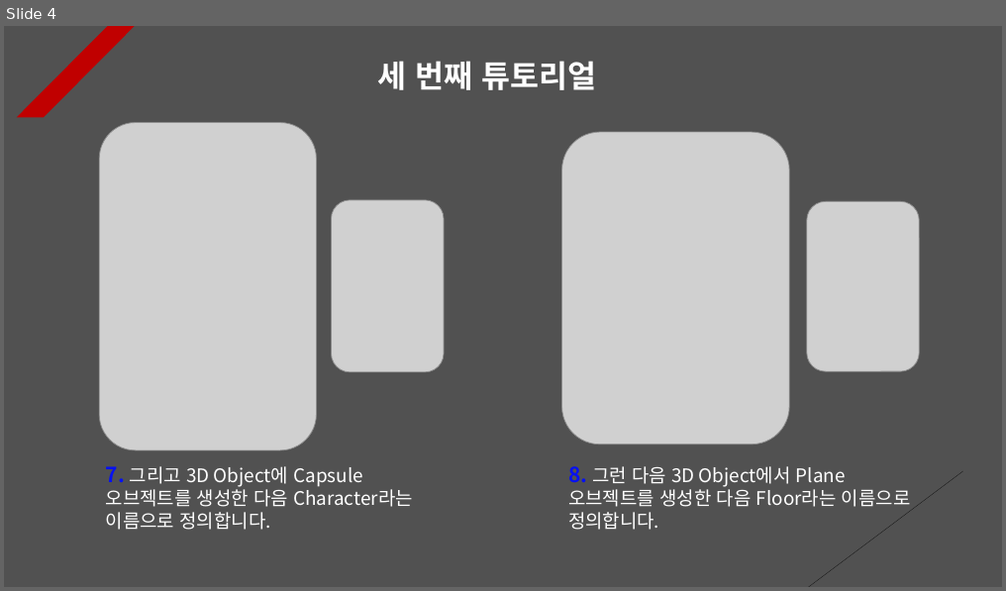
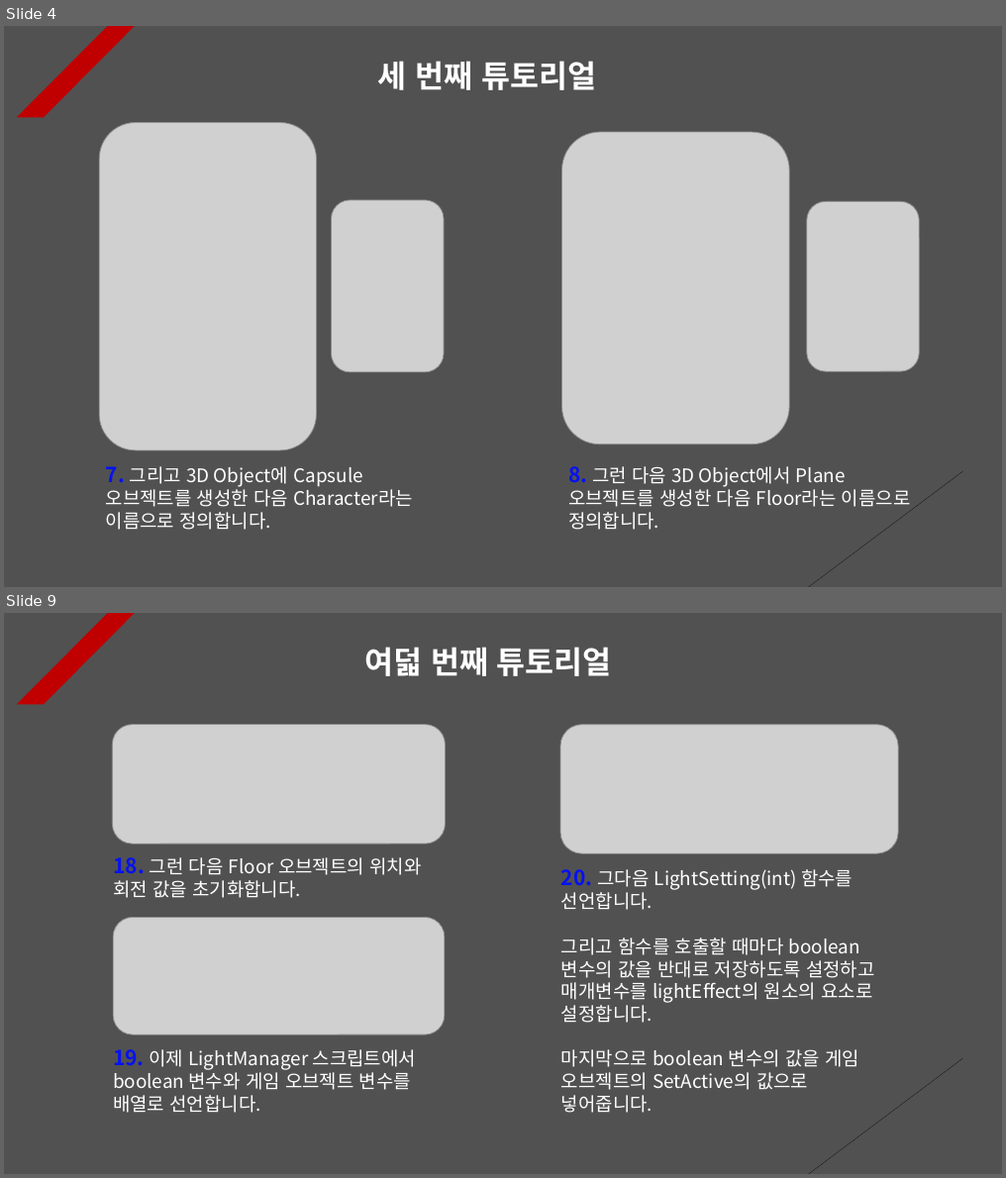
Before and after one commit to Unity2033/3D-UnityEngine, a slide deck: Assets/Class/Light/PPT Data/Light Example.pptx. Shown one above the other, each under a label of ours: slide 4 before the commit, slides 4 and 9 after it; the slides between them are not shown. The pictures are 1006x591 and 1006x1178 pixels, drawn with LibreOffice and Linux fonts; fonts in the diff are those of the drawing; grey boxes stand for pictures. Boxes give left, top, right and bottom in pixels: in the first picture for what was removed or moved away, otherwise in the second. Text is boxed around its words. In the diff, an @@ line names an element or a change of style, - is before the commit and + after.

Commit message:
Light tutorial renewal
- Updated light tutorial documentation

```diff
--- a/Assets/Class/Light/PPT Data/Light Example.pptx
+++ b/Assets/Class/Light/PPT Data/Light Example.pptx
@@ slide 9 added at <box>4,613,1002,1174</box>, background #515151; not listed: 2 template elements that a slide beside it also shows @@
@@ text added at <box>364,647,612,676</box>, 30 pt, text #FFFFFF, bold @@
+여덟 번째 튜토리얼
@@ picture added at <box>113,725,446,844</box> @@
@@ picture added at <box>560,725,898,854</box> @@
@@ text added at <box>113,858,421,898</box>, 18 pt, text #FFFFFF @@
+18. 그런 다음 Floor 오브젝트의 위치와 회전 값을 초기화합니다.
@@ text added at <box>561,869,875,1113</box>, 18 pt, text #FFFFFF @@
+20. 그다음 LightSetting(int) 함수를 선언합니다.
+그리고 함수를 호출할 때마다 boolean 변수의 값을 반대로 저장하도록 설정하고 매개변수를 lightEffect의 원소의 요소로 설정합니다.
+마지막으로 boolean 변수의 값을 게임 오브젝트의 SetActive의 값으로 넣어줍니다.
@@ picture added at <box>113,918,445,1035</box> @@
@@ text added at <box>113,1050,416,1113</box>, 18 pt, text #FFFFFF @@
+19. 이제 LightManager 스크립트에서 boolean 변수와 게임 오브젝트 변수를 배열로 선언합니다.
```
Also in this commit, not shown: 1 slide changed, 5 other slides added, 3 other files.
